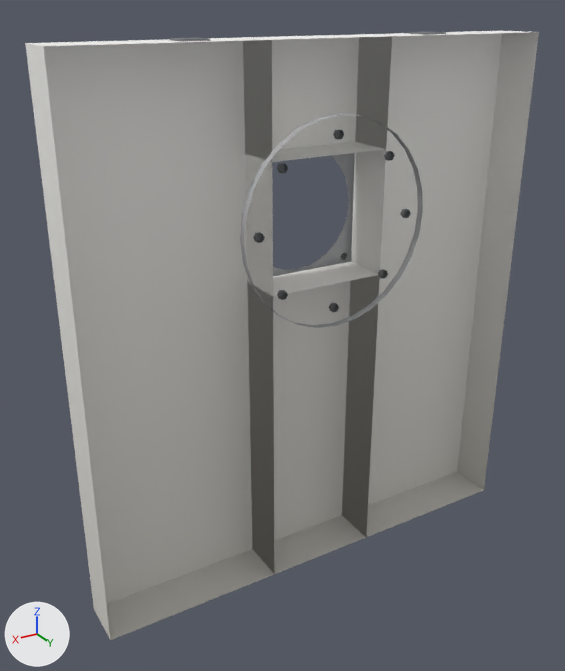
What one commit did to the glTF model models/kit/porthole_concrete.glb.
Camera for both pictures: a 50 mm camera at (1.64, 2.48, 2.32) aimed at (0.12, -0.05, 1.06). Arrows for +X, +Y and +Z are at lower left; the lights stay in place. The picture after the commit comes second. Vertices at exactly the same position are counted once.

In view in the first picture: 'porthole_concrete'.
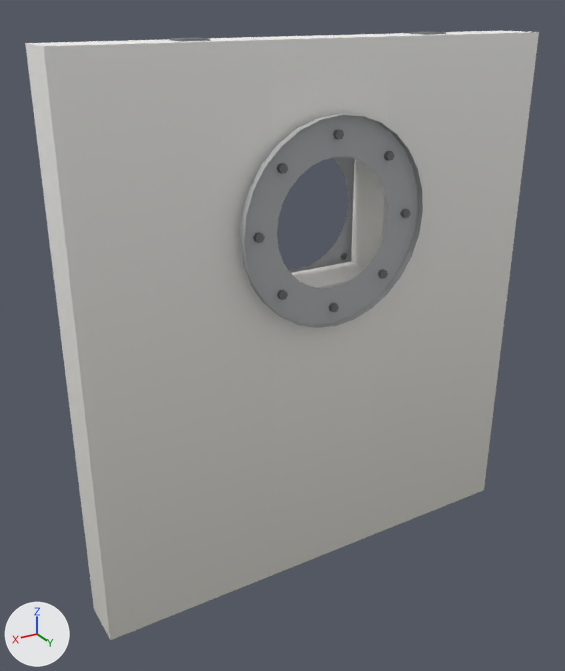
Diff of the bpy script that builds the scene:
```diff
--- a/models/kit/porthole_concrete.glb.py
+++ b/models/kit/porthole_concrete.glb.py
@@ mat_steelin @@
+mat_steelin = bpy.data.materials.new('SteelIn')
+mat_steelin.use_nodes = True; mat_steelin.node_tree.nodes.clear()
+_N = mat_steelin.node_tree.nodes; _L = mat_steelin.node_tree.links
+n0 = _N.new('ShaderNodeBsdfPrincipled'); n0.name = 'Principled BSDF'
+n0.inputs[2].default_value = 0.7  # 'Roughness'
+n1 = _N.new('ShaderNodeOutputMaterial'); n1.name = 'Material Output'
+n2 = _N.new('ShaderNodeVertexColor'); n2.name = 'Color Attribute'
+_L.new(n0.outputs[0], n1.inputs[0])  # 'BSDF' to 'Surface'
+_L.new(n2.outputs[0], n0.inputs[0])  # 'Color' to 'Base Color'
@@ mat_concretein @@
+mat_concretein = bpy.data.materials.new('ConcreteIn')
+mat_concretein.use_nodes = True; mat_concretein.node_tree.nodes.clear()
+_N = mat_concretein.node_tree.nodes; _L = mat_concretein.node_tree.links
+n0 = _N.new('ShaderNodeBsdfPrincipled'); n0.name = 'Principled BSDF'
+n0.inputs[2].default_value = 0.7  # 'Roughness'
+n1 = _N.new('ShaderNodeOutputMaterial'); n1.name = 'Material Output'
+n2 = _N.new('ShaderNodeVertexColor'); n2.name = 'Color Attribute'
+_L.new(n0.outputs[0], n1.inputs[0])  # 'BSDF' to 'Surface'
+_L.new(n2.outputs[0], n0.inputs[0])  # 'Color' to 'Base Color'
@@ me_base @@
 # used by ob_porthole_concrete; location = (0.0, 0.0, 0.0)
-me_base.from_pydata(...)  # 396 vertices, 568 faces; spans x -1.0..1.0, y -0.16..0.16, z 0.0..2.21
+me_base.from_pydata(...)  # 432 vertices, 680 faces; spans x -1.0..1.0, y -0.16..0.16, z 0.0..2.21
+# me_base part 1
+# 36 vertices are added at x -0.33..0.33, y 0.13..0.15, z 1.22..1.88
+# 8 new faces join them, mat_concretein
+# 104 new faces join them, mat_steelin
 me_base.materials.append(mat_concrete)
 me_base.materials.append(mat_steel)
+me_base.materials.append(mat_concretein)
+me_base.materials.append(mat_steelin)
```

Location of each change, [x1, y1, x2, y2] in pixels of the pictures (565 x 671 px):
part 1 of me_base, added: after [43, 32, 539, 640]
